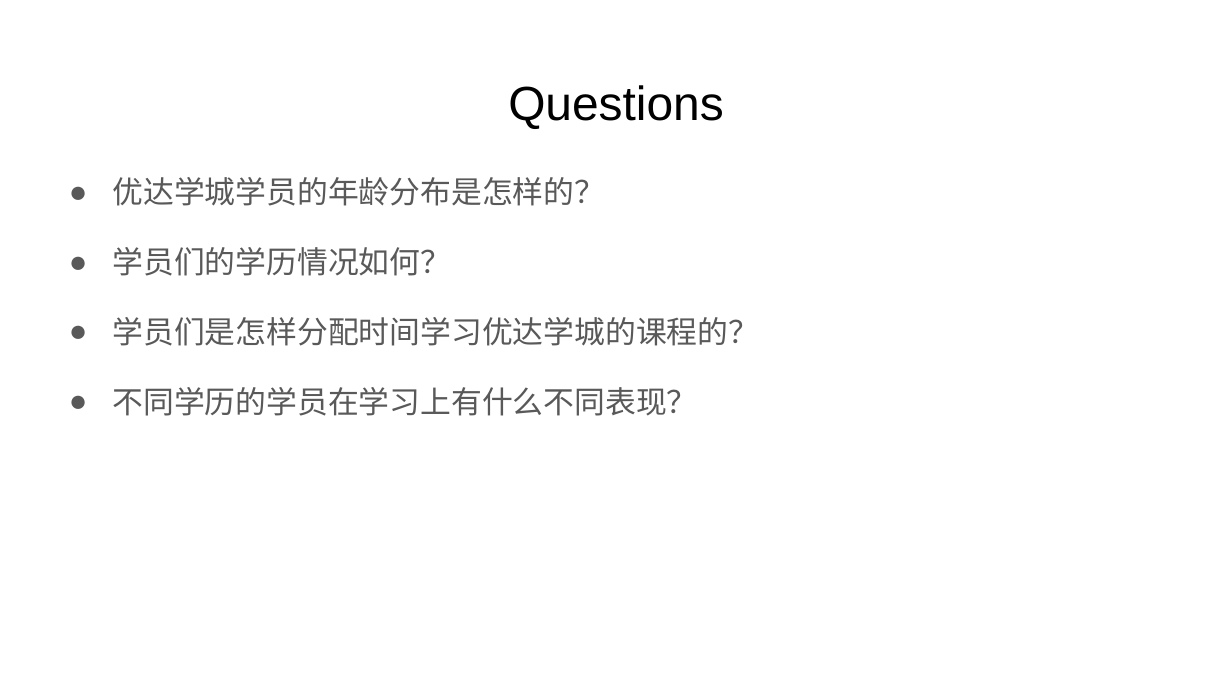
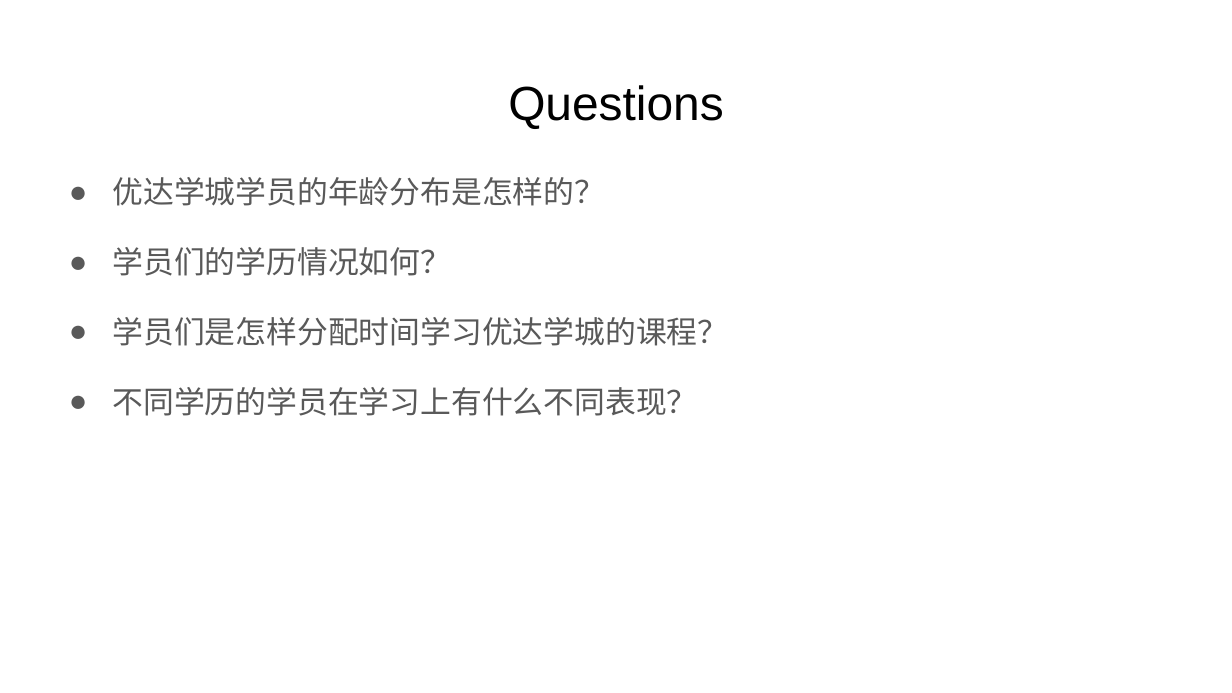
Before and after one commit to yjwang1314/udacity, a slide deck: slide 1 of DA_Business/project/p1_survey/项目一：调查问卷数据/survey-project-submission-template.pptx. Drawn at 1232x693 pixels with LibreOffice and Linux fonts; fonts in the diff are those of the drawing. Boxes give left, top, right and bottom in pixels: in the first picture for what was removed or moved away, otherwise in the second. Text is boxed around its words. In the diff, an @@ line names an element or a change of style, - is before the commit and + after.

```diff
--- a/DA_Business/project/p1_survey/项目一：调查问卷数据/survey-project-submission-template.pptx
+++ b/DA_Business/project/p1_survey/项目一：调查问卷数据/survey-project-submission-template.pptx
@@ text at (113, 317, 729, 346): text changed @@
-● 学员们是怎样分配时间学习优达学城的课程的？
+● 学员们是怎样分配时间学习优达学城的课程？
```
Also in this commit, not shown: 1 other slide changed, 1 slide added, 1 other file.
